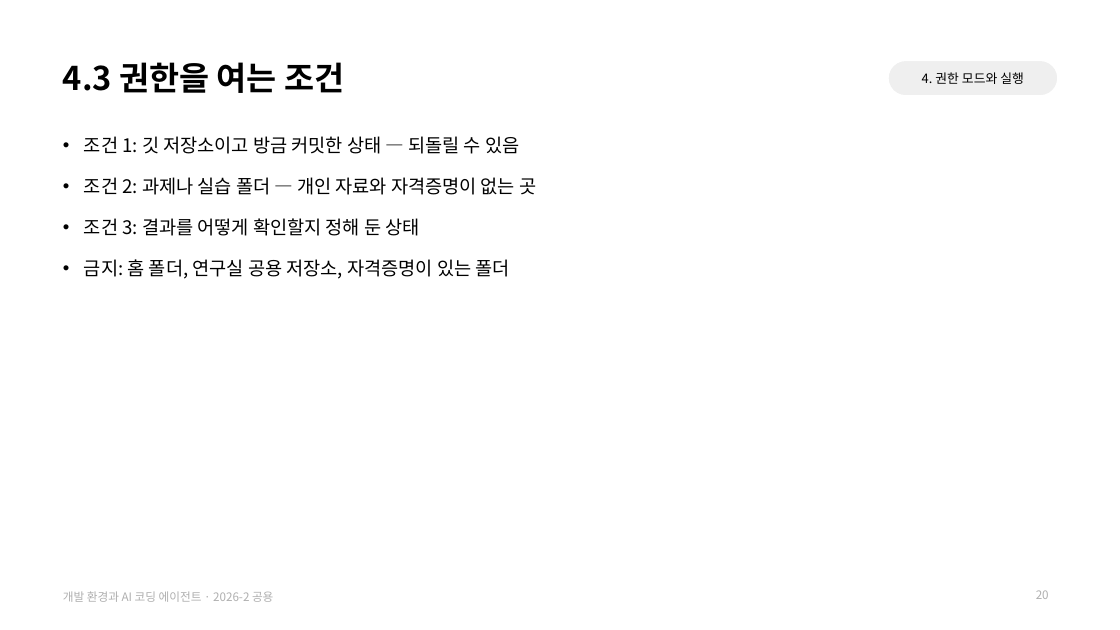
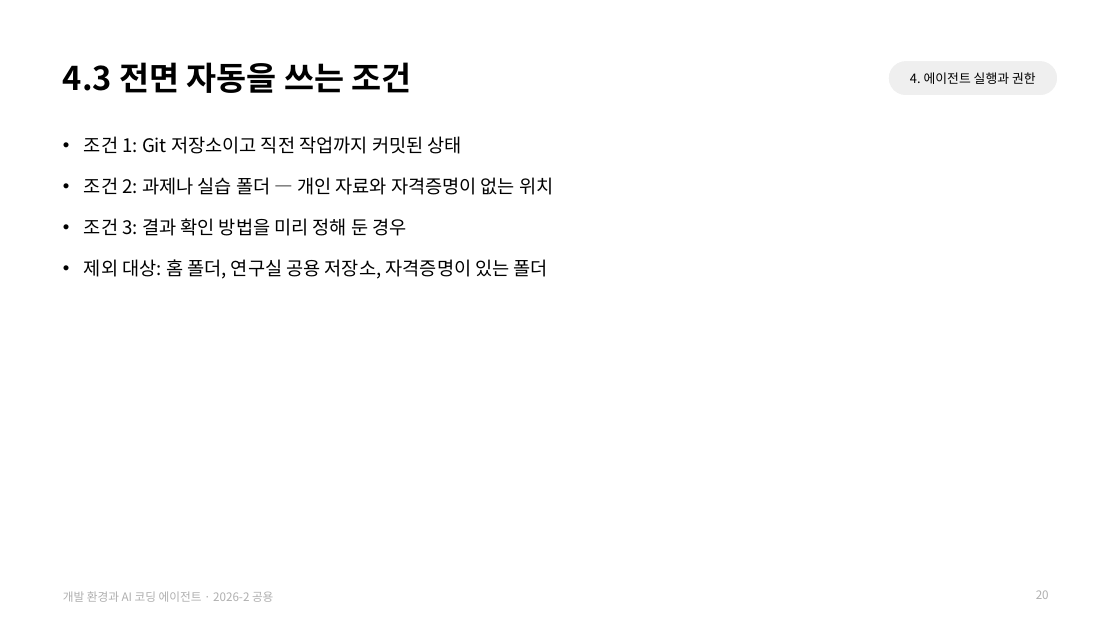
Before and after one commit to jihoyeo/smart-transport-logistics, a slide deck: slide 20 of slides/common/dev_env.pptx. Drawn at 1120x630 pixels with LibreOffice and Linux fonts; fonts in the diff are those of the drawing. Boxes give left, top, right and bottom in pixels: in the first picture for what was removed or moved away, otherwise in the second. Text is boxed around its words. In the diff, an @@ line names an element or a change of style, - is before the commit and + after.

```diff
--- a/slides/common/dev_env.pptx
+++ b/slides/common/dev_env.pptx
@@ title at <box>63,62,412,93</box>: text changed @@
-4.3 권한을 여는 조건
+4.3 전면 자동을 쓰는 조건
@@ text at <box>910,72,1036,84</box>: text changed @@
-4. 권한 모드와 실행
+4. 에이전트 실행과 권한
@@ text at <box>84,136,553,279</box>: text changed @@
-• 조건 1: 깃 저장소이고 방금 커밋한 상태 — 되돌릴 수 있음
-• 조건 2: 과제나 실습 폴더 — 개인 자료와 자격증명이 없는 곳
-• 조건 3: 결과를 어떻게 확인할지 정해 둔 상태
-• 금지: 홈 폴더, 연구실 공용 저장소, 자격증명이 있는 폴더
+• 조건 1: Git 저장소이고 직전 작업까지 커밋된 상태
+• 조건 2: 과제나 실습 폴더 — 개인 자료와 자격증명이 없는 위치
+• 조건 3: 결과 확인 방법을 미리 정해 둔 경우
+• 제외 대상: 홈 폴더, 연구실 공용 저장소, 자격증명이 있는 폴더
```
Also in this commit, not shown: 32 other slides changed, 9 other files.
